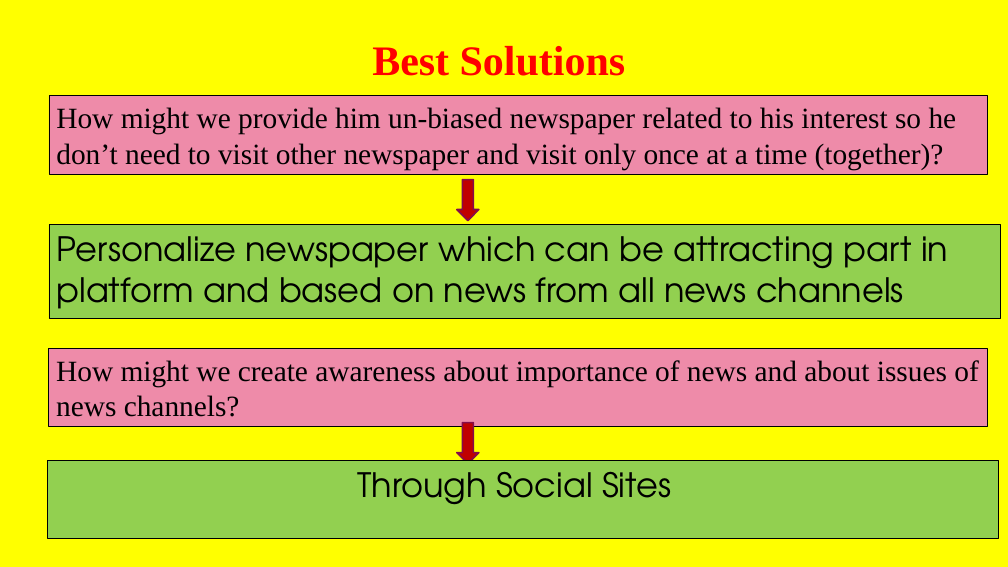
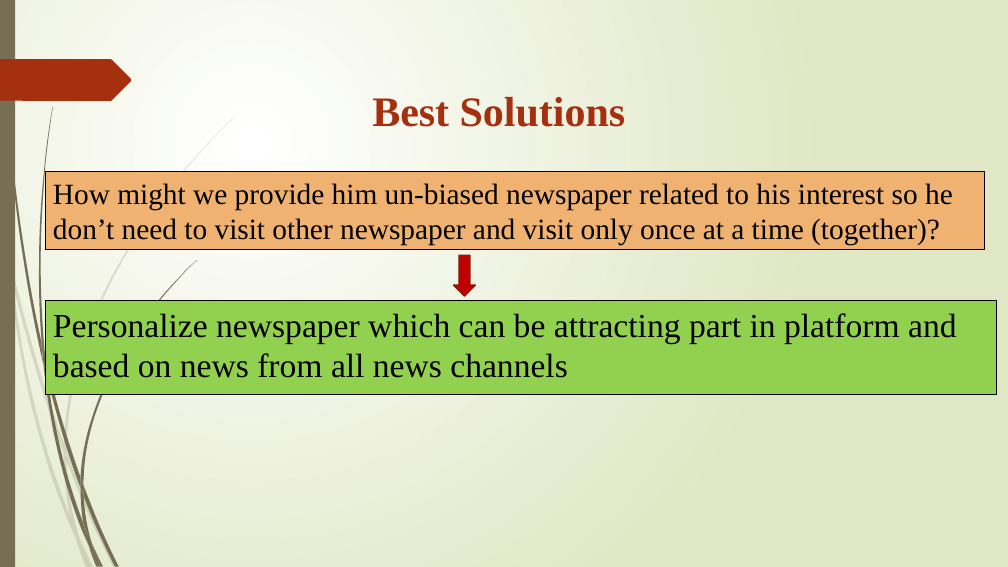
Before and after one commit to Zeeshanily/Citizen-Journalism, a slide deck: slide 16 of pj-task 2/Presentation.pptx. Drawn at 1008x567 pixels with LibreOffice and Linux fonts; fonts in the diff are those of the drawing. Boxes give left, top, right and bottom in pixels: in the first picture for what was removed or moved away, otherwise in the second. Text is boxed around its words. In the diff, an @@ line names an element or a change of style, - is before the commit and + after.

```diff
--- a/pj-task 2/Presentation.pptx
+++ b/pj-task 2/Presentation.pptx
@@ background #FFFFFF to gradient #FFFFFF to #DFE8C4 @@
@@ text "Best Solutions": place and size @@
-text "Best Solutions" at bbox=[0, 0, 1008, 567]
+text "Best Solutions" at bbox=[372, 97, 626, 127]
@@ text "Best Solutions" at bbox=[372, 97, 626, 127]: text colour #FF0000 to #A53010; fill #FFFF00 to none @@
@@ rectangle added at bbox=[0, 0, 15, 567], fill #766F54 @@
@@ rectangle removed at bbox=[863, 0, 920, 95] @@
@@ freeform shape added at bbox=[0, 59, 132, 101], fill #A53010 @@
@@ rectangle "How might we provide him ..." at bbox=[45, 172, 984, 250]: fill #EE8BA9 to #F0B270 @@
@@ 2 rectangles, 1 right arrow: place and size @@
-2 rectangles, 1 right arrow at bbox=[49, 96, 1000, 318]
+2 rectangles, 1 right arrow at bbox=[45, 172, 997, 394]
@@ right arrow at bbox=[453, 255, 475, 296]: outline #840D4B 1.5 pt to #7A240C 1.25 pt @@
@@ rectangle "Personalize newspaper which can be ..." at bbox=[45, 300, 997, 394]: font TeX Gyre Adventor to Times New Roman @@
@@ rectangle removed at bbox=[48, 348, 987, 426] @@
-How might we create awareness about importance of news and about issues of news channels?
@@ right arrow removed at bbox=[457, 423, 479, 464] @@
@@ rectangle removed at bbox=[47, 461, 998, 538] @@
-Through Social Sites
@@ group added at bbox=[0, 116, 236, 567]: 10 freeform shapes @@
@@ group added at bbox=[2, 0, 197, 567]: 12 freeform shapes @@
```
Also in this commit, not shown: 20 other slides changed, 5 slides added, 2 other files.
